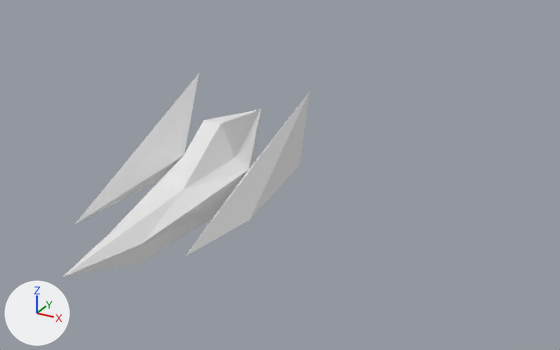
A saved change to the Blender file arwing/arwing.blend.
Before and after are seen from a camera (50 mm lens) standing at (12.42, -18.74, 9.12) and looking at (2.55, -0.79, 0.14). Lighting does not change. The marker at lower left points along +X, +Y and +Z.
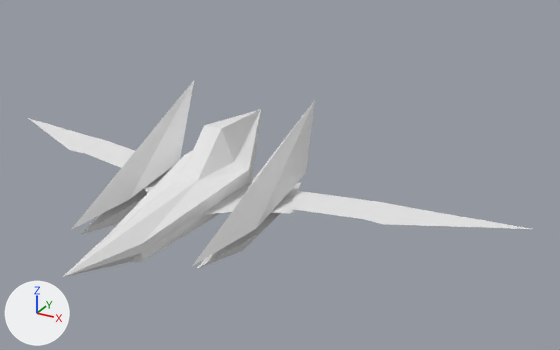
Location of each change, [x1, y1, x2, y2] in pixels of the pictures (560 x 350 px):
'Cube', reshaped (18% shorter): before [63, 74, 310, 277]; after [63, 110, 297, 277]
'Cube.002', added: after [71, 80, 315, 269]
'Cube.001', added: after [28, 118, 531, 229]

What changed in the scene script:
```text
Change me_cube:
    used by ob_cube; location = (0.0, 0.0, 0.0)
    remove me_cube.from_pydata(...)  # 23 vertices, 20 faces, 3 loose edges; spans x 0.0..2.39, y -7.09..2.53, z -1.52..1.81
    add me_cube.from_pydata(...)  # 24 vertices, 18 faces, 1 loose edge; spans x 0.0..3.2, y -7.09..2.53, z -1.62..1.02
    me_cube part 1
    10 vertices are removed from x 0.0..2.39, y -4.62..2.0, z -0.82..1.81
    15 faces are deleted
    3 loose edges are deleted
    5 vertices move from x 0.0..0.31, y -4.72..0.53, z -1.52..1.19 to x 0.0..0.31, y -4.72..0.53, z -1.62..1.02
    11 vertices are added at x 0.0..3.2, y -4.72..-0.01, z -1.03..0.03
    1 loose edge is added
    13 new faces join them
Add me_cube_001:
    me_cube_001.from_pydata([(3.02, -1.03, -0.74), (5.03, -0.62, -0.74), (9.43, 1.08, -0.74), (5.7, -0.64, -0.74), (2.56, 0.17, -0.74), (6.13, 0.74, -0.74), (5.15, 0.66, -0.74)], [], [(1, 0, 4, 6), (5, 3, 1, 6), (5, 2, 3)])
    me_cube_001.materials.append(mat_material)  # white #e7e7e7
Add me_cube_002:
    me_cube_002.from_pydata([(2.58, 0.78, 2.15), (2.26, 2.0, 4.13), (2.56, -2.19, 1.6), (2.06, -4.62, 1.49), (1.38, -0.27, 2.15), (1.72, -2.44, 1.61), (2.56, -1.92, 1.35), (1.99, -4.35, 1.25), (1.72, -2.17, 1.37), (1.99, -2.01, 0.66), (2.58, 0.0, 1.57), (1.38, -0.26, 1.58), (1.99, 1.66, 1.38)], [], [(1, 3, 2), (0, 1, 2), (1, 4, 5, 3), (9, 8, 7), (6, 9, 7), (5, 2, 3), (8, 6, 7), (6, 8, 9), (4, 1, 0), (4, 0, 2, 5), (6, 8, 11, 10), (10, 12, 9, 6), (10, 11, 12), (11, 12, 9, 8)])
    me_cube_002.materials.append(mat_material)  # white #e7e7e7
Add ob_cube_001:
    ob_cube_001 = bpy.data.objects.new('Cube.001', me_cube_001)
    ob_cube_001.location = (0.0, 0.0, 0.0)
    _m = ob_cube_001.modifiers.new('Mirror', 'MIRROR')
    _m.use_clip = True
Add ob_cube_002:
    ob_cube_002 = bpy.data.objects.new('Cube.002', me_cube_002)
    ob_cube_002.location = (0.0, 0.0, -2.56)
    _m = ob_cube_002.modifiers.new('Mirror', 'MIRROR')
    _m.use_clip = True
```
